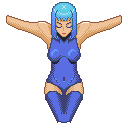
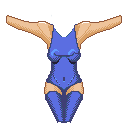
Layers edited between the first and the second 128 × 128 image:
hid "レイヤー 8" (2nd of 2), painted on it over [49, 2, 79, 122]
hid "レイヤー 7", painted on it over [49, 2, 79, 122]
painted on "レイヤー 3" over [49, 2, 79, 122]
removed layer "レイヤー 6" over [49, 2, 79, 122]
